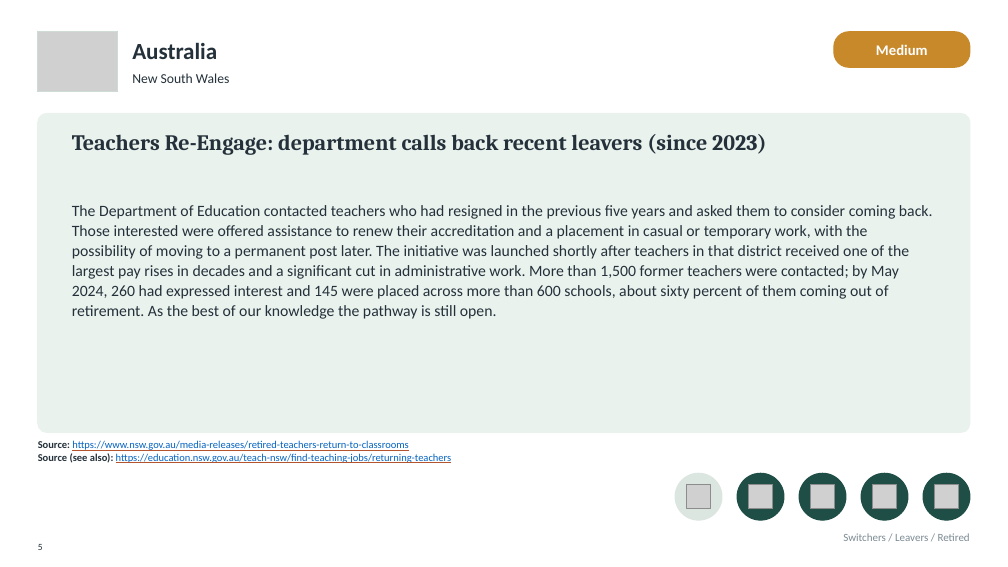
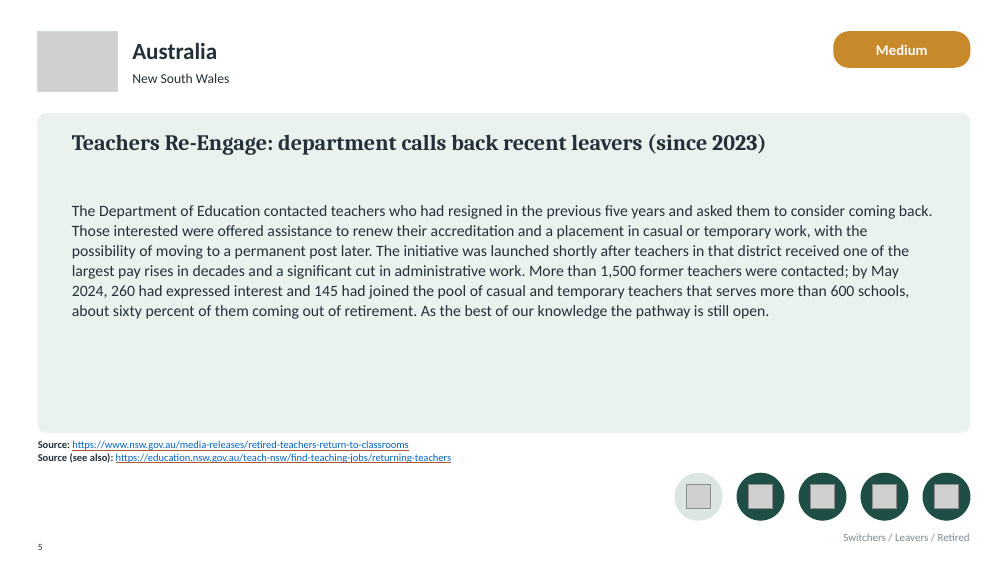
Before and after one commit to jedr1-ship-it/Alternative-Pathways----Quant, a slide deck: slide 5 of policies/Re-attracting_Former_Teachers.pptx. Drawn at 1008x567 pixels with LibreOffice and Linux fonts; fonts in the diff are those of the drawing; grey boxes stand for pictures. Boxes give left, top, right and bottom in pixels: in the first picture for what was removed or moved away, otherwise in the second. Text is boxed around its words. In the diff, an @@ line names an element or a change of style, - is before the commit and + after.

```diff
--- a/policies/Re-attracting_Former_Teachers.pptx
+++ b/policies/Re-attracting_Former_Teachers.pptx
@@ text at box(72, 205, 933, 319): text changed @@
-The Department of Education contacted teachers who had resigned in the previous five years and asked them to consider coming back. Those interested were offered assistance to renew their accreditation and a placement in casual or temporary work, with the possibility of moving to a permanent post later. The initiative was launched shortly after teachers in that district received one of the largest pay rises in decades and a significant cut in administrative work. More than 1,500 former teachers were contacted; by May 2024, 260 had expressed interest and 145 were placed across more than 600 schools, about sixty percent of them coming out of retirement. As the best of our knowledge the pathway is still open.
+The Department of Education contacted teachers who had resigned in the previous five years and asked them to consider coming back. Those interested were offered assistance to renew their accreditation and a placement in casual or temporary work, with the possibility of moving to a permanent post later. The initiative was launched shortly after teachers in that district received one of the largest pay rises in decades and a significant cut in administrative work. More than 1,500 former teachers were contacted; by May 2024, 260 had expressed interest and 145 had joined the pool of casual and temporary teachers that serves more than 600 schools, about sixty percent of them coming out of retirement. As the best of our knowledge the pathway is still open.
```
Also in this commit, not shown: 4 other files.
